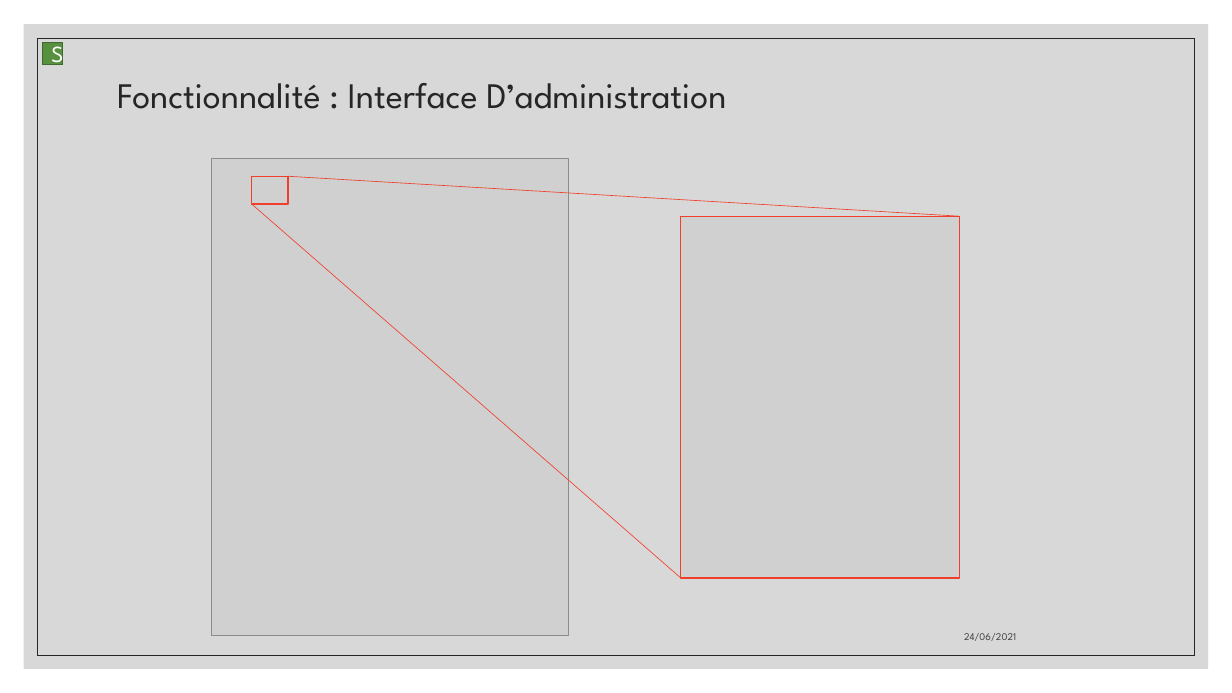
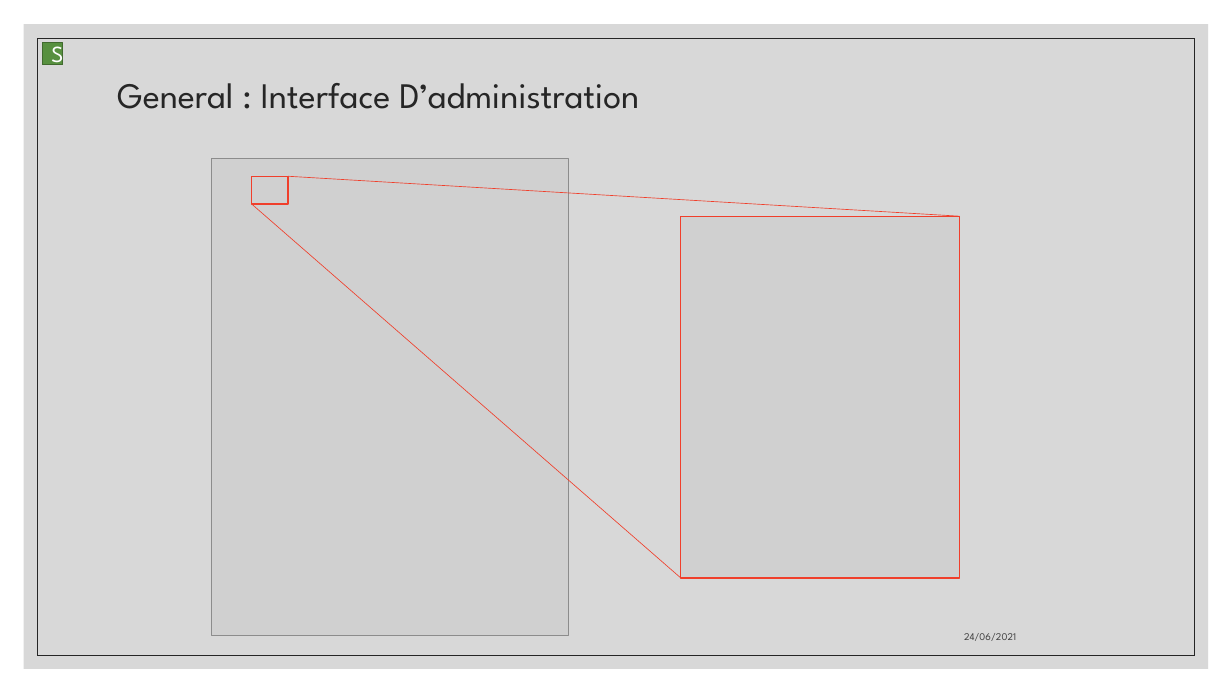
Before and after one commit to aiekick/ProjectStationMeteo, a slide deck: slide 39 of doc/StationMeteo_Soutenance_Stephane.pptx (slide 40 before the commit). Drawn at 1232x693 pixels with LibreOffice and Linux fonts; fonts in the diff are those of the drawing; grey boxes stand for pictures. Boxes give left, top, right and bottom in pixels: in the first picture for what was removed or moved away, otherwise in the second. Text is boxed around its words. In the diff, an @@ line names an element or a change of style, - is before the commit and + after.

```diff
--- a/doc/StationMeteo_Soutenance_Stephane.pptx
+++ b/doc/StationMeteo_Soutenance_Stephane.pptx
@@ title at [117,83,639,109]: text changed @@
-Fonctionnalité : Interface D’administration
+General : Interface D’administration
```
Also in this commit, not shown: 14 other slides changed, 1 slide removed.
